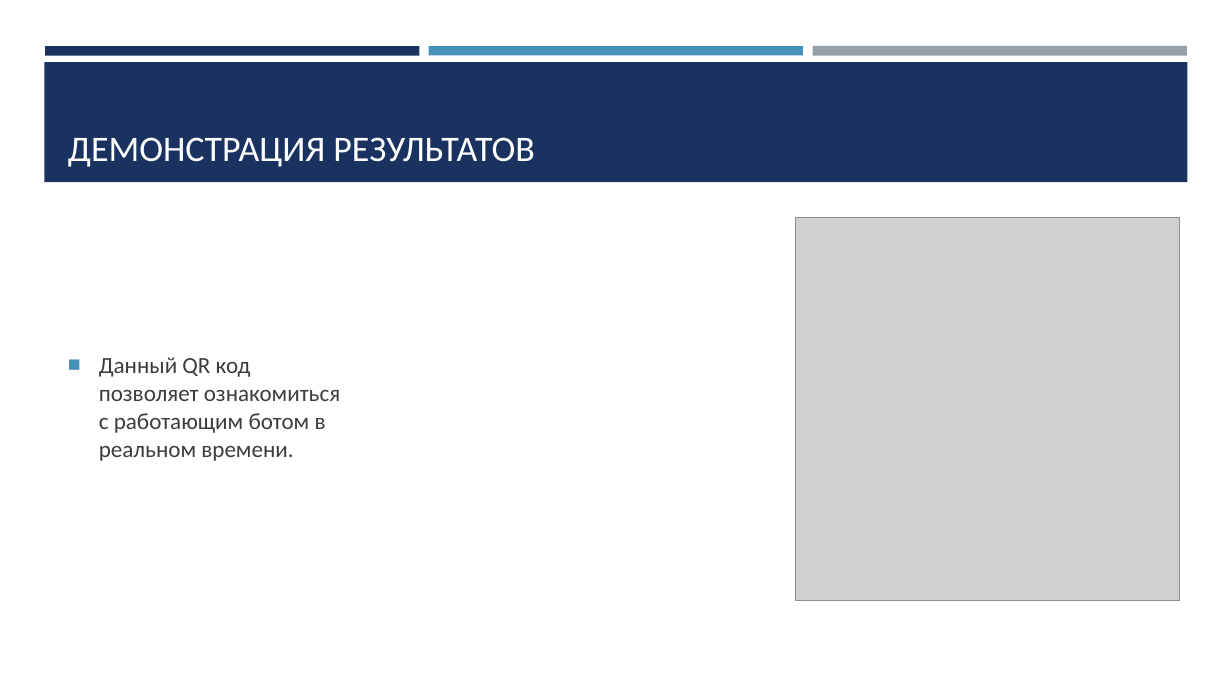
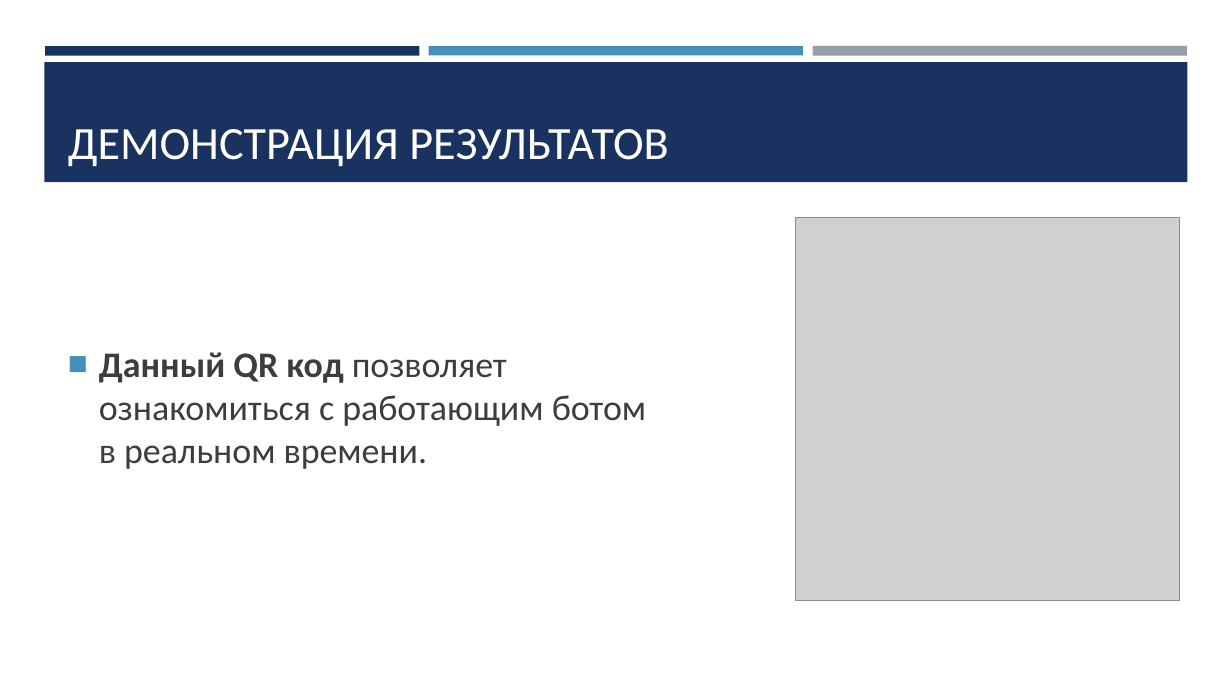
Before and after one commit to JaydenPears/Search-Profession, a slide deck: slide 10 of Документация/Презентация по Проектной работе «Search Profession».pptx. Drawn at 1232x693 pixels with LibreOffice and Linux fonts; fonts in the diff are those of the drawing; grey boxes stand for pictures. Boxes give left, top, right and bottom in pixels: in the first picture for what was removed or moved away, otherwise in the second. Text is boxed around its words. In the diff, an @@ line names an element or a change of style, - is before the commit and + after.

```diff
--- a/Документация/Презентация по Проектной работе «Search Profession».pptx
+++ b/Документация/Презентация по Проектной работе «Search Profession».pptx
@@ title "ДЕМОНСТРАЦИЯ РЕЗУЛЬТАТОВ" at box(68, 129, 668, 167): size 28 to 36 pt @@
@@ text "Данный QR код позволяет ознакомиться ..." at box(99, 352, 646, 469): size 18 to 28 pt; bold on in "Данный QR код"; more space between paragraphs @@
```
Also in this commit, not shown: 10 other slides changed.
